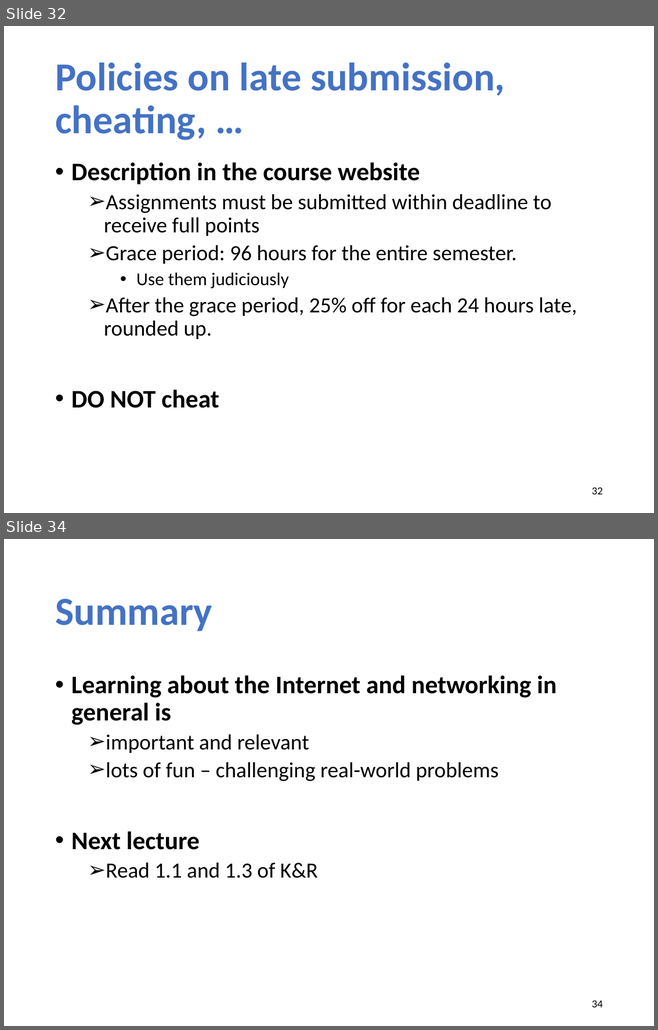
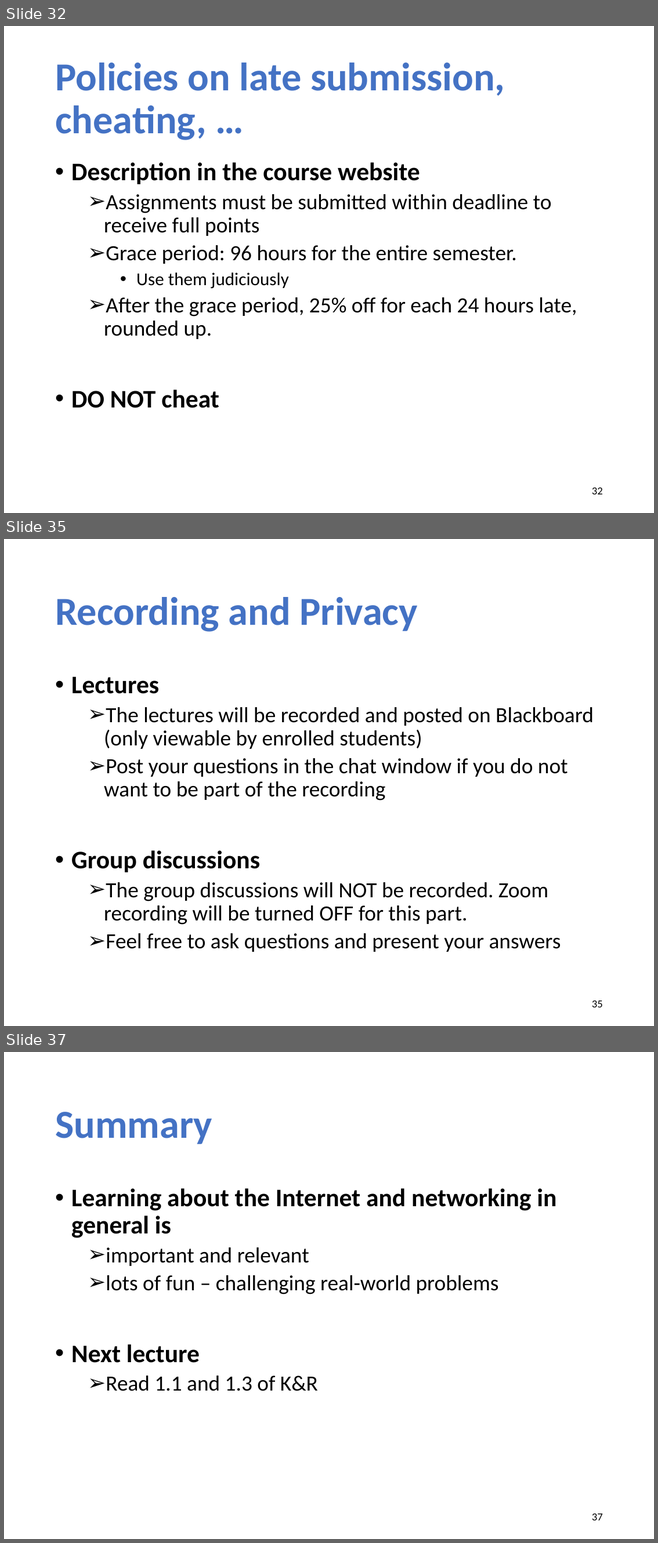
Before and after one commit to xinjin/course-net, a slide deck: slides/lec01_introduction.pptx. Shown one above the other, each under a label of ours: slides 32 and 34 before the commit, slides 32, 35 and 37 after it; the slides between them are not shown. The pictures are 658x1030 and 658x1543 pixels, drawn with LibreOffice and Linux fonts; fonts in the diff are those of the drawing. Boxes give left, top, right and bottom in pixels: in the first picture for what was removed or moved away, otherwise in the second. Text is boxed around its words. In the diff, an @@ line names an element or a change of style, - is before the commit and + after.

```diff
--- a/slides/lec01_introduction.pptx
+++ b/slides/lec01_introduction.pptx
@@ slide 35 added at [4, 539, 654, 1026], background #FFFFFF @@
@@ title added at [55, 597, 418, 632], 44 pt, text #4472C4, bold @@
+Recording and Privacy
@@ text added at [71, 676, 593, 952], 24 pt, text #000000 @@
+• Lectures
+  ➢ The lectures will be recorded and posted on Blackboard (only viewable by enrolled students)
+  ➢ Post your questions in the chat window if you do not want to be part of the recording
+• Group discussions
+  ➢ The group discussions will NOT be recorded. Zoom recording will be turned OFF for this part.
+  ➢ Feel free to ask questions and present your answers
@@ page number added at [592, 1001, 603, 1008], 12 pt, text #000000 @@
+35
@@ what was slide 34 is now slide 37 @@
@@ page number at [592, 1514, 603, 1521]: text changed @@
-34
+37
```
Also in this commit, not shown: 10 slides changed, 2 other slides added, 1 other file.
